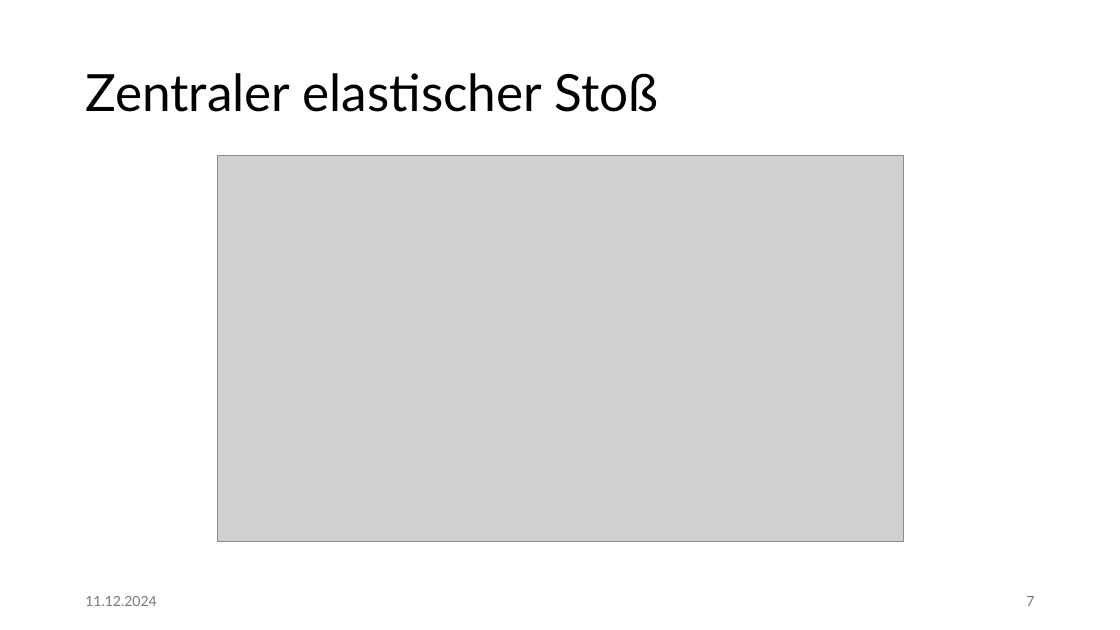
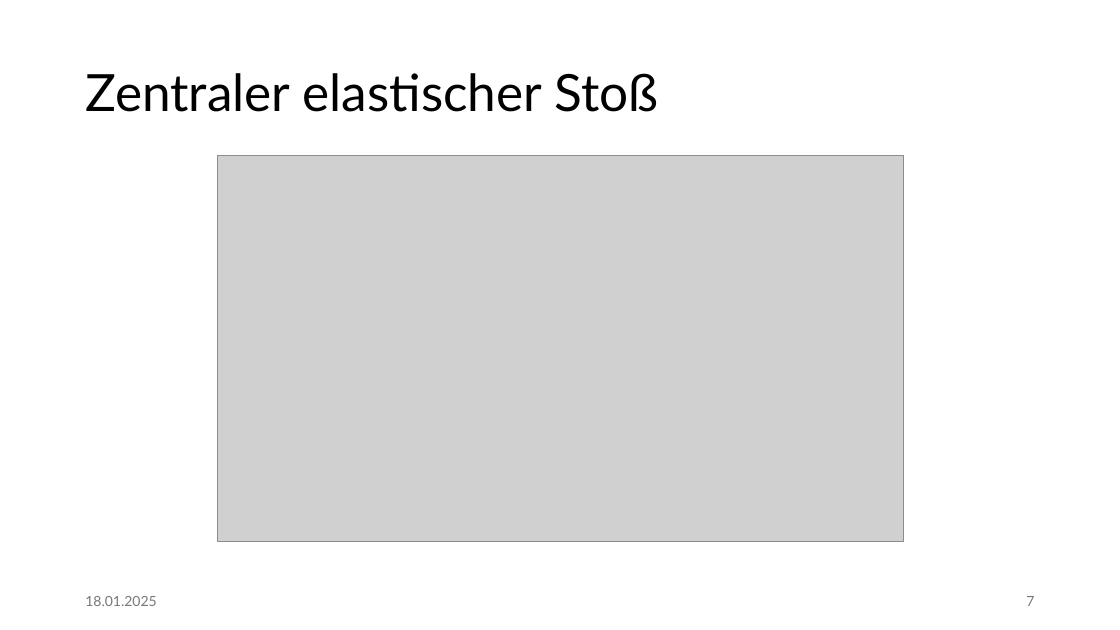
Before and after one commit to rippeddeadlift/Kollisiondetektion, a slide deck: slide 7 of Power Point/SSPS_11.12_sketch.pptx. Drawn at 1120x630 pixels with LibreOffice and Linux fonts; fonts in the diff are those of the drawing; grey boxes stand for pictures. Boxes give left, top, right and bottom in pixels: in the first picture for what was removed or moved away, otherwise in the second. Text is boxed around its words. In the diff, an @@ line names an element or a change of style, - is before the commit and + after.

```diff
--- a/Power Point/SSPS_11.12_sketch.pptx
+++ b/Power Point/SSPS_11.12_sketch.pptx
@@ text at box(85, 596, 156, 606): text changed @@
-11.12.2024
+18.01.2025
```
Also in this commit, not shown: 13 other slides changed, 6 other files.
